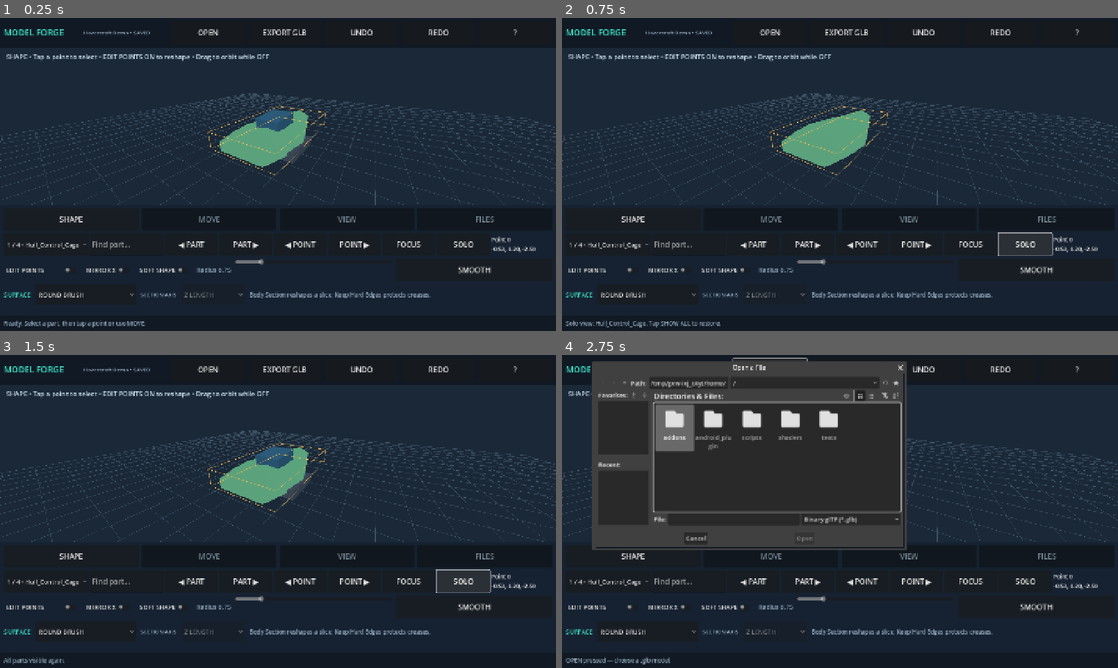
Above: before the commit, frames 1-4 (two rows, left to right).
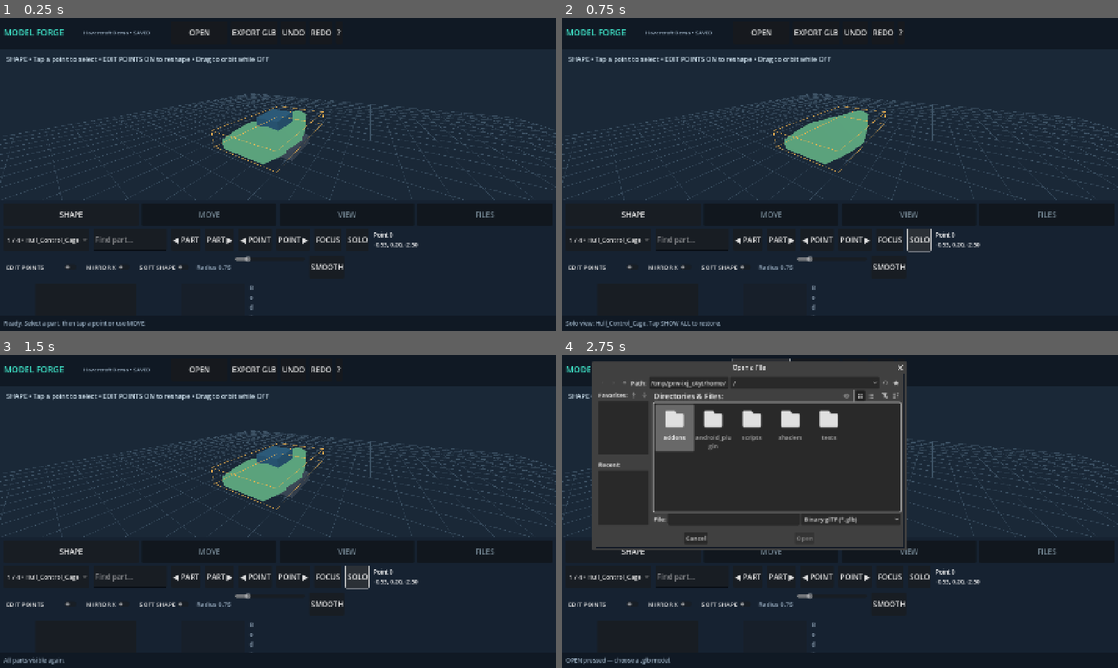
Above: after the commit, the same moments.

Repository: tpylman90-ctrl/Model-forge
Game: Godot game, scene res://main.tscn
The game is run twice, just before and just after one commit, with the same random seed, the same clock (stepped at 60 frames per second) and the same inputs.
Inputs:
- Up to frame 1 (0.25 s): no input
- Up to frame 2 (0.75 s): click "SOLO" at 0.5 s
- Up to frame 3 (1.5 s): click "SOLO" at 1.25 s
- Up to frame 4 (2.75 s): click "OPEN" at 2 s

The runs differ from the first frame. In frame 1, 7.6% of the frame differs, in the area x 0-100%, y 3-96%; in frame 2, 7.7%; in frame 3, 7.7%; in frame 4, 4.5%.

Commit message:
Make all editing tool strips independently swipe-scrollable for narrow Android displays

Diff:
--- a/scripts/main.gd
+++ b/scripts/main.gd
@@ -127,7 +127,13 @@
     whole.add_child(header)
     var toolbar := HBoxContainer.new()
     toolbar.add_theme_constant_override("separation", 8)
-    header.add_child(toolbar)
+    var toolbar_scroll := ScrollContainer.new()
+    toolbar_scroll.custom_minimum_size.y = 64
+    toolbar_scroll.size_flags_horizontal = Control.SIZE_EXPAND_FILL
+    toolbar_scroll.horizontal_scroll_mode = ScrollContainer.SCROLL_MODE_AUTO
+    toolbar_scroll.vertical_scroll_mode = ScrollContainer.SCROLL_MODE_DISABLED
+    header.add_child(toolbar_scroll)
+    toolbar_scroll.add_child(toolbar)
     var brand := _label(toolbar, "MODEL FORGE", 22, ACCENT)
     brand.custom_minimum_size.x = 198
     project_label = _label(toolbar, "Untitled • SAVED", 14, MUTED)
@@ -190,7 +196,7 @@
         var tab := _button(tabs, tab_name, func(): _show_tab(index))
         tab_buttons.append(tab)
     var pages := Control.new()
-    pages.custom_minimum_size.y = 204
+    pages.custom_minimum_size.y = 216
     stack.add_child(pages)
     for i in range(4):
         var page := VBoxContainer.new()
@@ -201,8 +207,7 @@
         tool_panels.append(page)
 
     # Shape: choose a part, select a point, optionally bend its neighbors.
-    var shape_row := HBoxContainer.new()
-    tool_panels[0].add_child(shape_row)
+    var shape_row := _mobile_row(tool_panels[0])
     mesh_picker = OptionButton.new()
     mesh_picker.custom_minimum_size = Vector2(205, 56)
     mesh_picker.size_flags_horizontal = Control.SIZE_EXPAND_FILL
@@ -222,9 +227,7 @@
     _button(shape_row, "SOLO", _toggle_isolate)
     vertex_label = _label(shape_row, "No point", 15, Color.WHITE)
     vertex_label.custom_minimum_size.x = 158
-    var shape_options := HBoxContainer.new()
-    shape_options.add_theme_constant_override("separation", 12)
-    tool_panels[0].add_child(shape_options)
+    var shape_options := _mobile_row(tool_panels[0])
     edit_toggle = CheckButton.new()
     edit_toggle.text = "EDIT POINTS"
     edit_toggle.button_pressed = false
@@ -251,9 +254,7 @@
     soft_radius_slider.value_changed.connect(_radius_changed)
     shape_options.add_child(soft_radius_slider)
     _button(shape_options, "SMOOTH", _smooth_selection)
-    var surface_row := HBoxContainer.new()
-    surface_row.add_theme_constant_override("separation", 12)
-    tool_panels[0].add_child(surface_row)
+    var surface_row := _mobile_row(tool_panels[0])
     _label(surface_row, "SURFACE", 16, ACCENT)
     surface_profile_picker = OptionButton.new()
     surface_profile_picker.custom_minimum_size = Vector2(260, 54)
@@ -276,8 +277,7 @@
     profile_hint.size_flags_horizontal = Control.SIZE_EXPAND_FILL
 
     # Move: explicitly choose whole-part placement or point adjustments.
-    var target_row := HBoxContainer.new()
-    tool_panels[1].add_child(target_row)
+    var target_row := _mobile_row(tool_panels[1])
     _label(target_row, "EDIT", 17, ACCENT)
     move_target_picker = OptionButton.new()
     move_target_picker.custom_minimum_size = Vector2(275, 52)
@@ -293,8 +293,7 @@
     _button(target_row, "ROTATE +5°", func(): _rotate_part(5.0))
     _button(target_row, "SMALLER", func(): _scale_part(0.95))
     _button(target_row, "BIGGER", func(): _scale_part(1.05))
-    var move_row := HBoxContainer.new()
-    tool_panels[1].add_child(move_row)
+    var move_row := _mobile_row(tool_panels[1])
     for item in [
         ["X −", Vector3.LEFT], ["X +", Vector3.RIGHT],
         ["Y −", Vector3.DOWN], ["Y +", Vector3.UP],
@@ -302,8 +301,7 @@
     ]:
         var direction: Vector3 = item[1]
         _button(move_row, item[0], func(): _nudge(direction))
-    var move_settings := HBoxContainer.new()
-    tool_panels[1].add_child(move_settings)
+    var move_settings := _mobile_row(tool_panels[1])
     _label(move_settings, "STEP SIZE", 17, MUTED)
     step_box = SpinBox.new()
     step_box.custom_minimum_size = Vector2(180, 56)
@@ -322,16 +320,14 @@
     _label(move_settings, "RED X • GREEN Y • BLUE Z: drag to move. WHOLE MODEL moves every part.", 15, ACCENT)
 
     # View: preset cameras, wireframe inspection and orbit-only mode.
-    var views := HBoxContainer.new()
-    tool_panels[2].add_child(views)
+    var views := _mobile_row(tool_panels[2])
     _button(views, "FIT ALL", _frame_model)
     _button(views, "FOCUS PART", _focus_part)
     _button(views, "FRONT", func(): _preset_view(0))
     _button(views, "SIDE", func(): _preset_view(1))
     _button(views, "TOP", func(): _preset_view(2))
     _button(views, "3/4", func(): _preset_view(3))
-    var view_row := HBoxContainer.new()
-    tool_panels[2].add_child(view_row)
+    var view_row := _mobile_row(tool_panels[2])
     wire_toggle = CheckButton.new()
     wire_toggle.text = "WIREFRAME"
     wire_toggle.toggled.connect(_wire_changed)
@@ -365,14 +361,12 @@
     _label(view_row, "Drag = rotate • pinch = zoom • two-finger drag = pan", 15, MUTED)
 
     # Files: clear separation between a private working draft and exported GLB.
-    var file_row := HBoxContainer.new()
-    tool_panels[3].add_child(file_row)
+    var file_row := _mobile_row(tool_panels[3])
     _button(file_row, "OPEN GLB", _request_open_glb)
     _button(file_row, "EXPORT GLB", _request_save_glb)
     _button(file_row, "SAVE DRAFT", _save_draft)
     _button(file_row, "RESTORE DRAFT", _restore_draft)
-    var more_buttons := HBoxContainer.new()
-    tool_panels[3].add_child(more_buttons)
+    var more_buttons := _mobile_row(tool_panels[3])
     _button(more_buttons, "LOAD PHOTO", _request_reference)
     _button(more_buttons, "SHOW PHOTO", _toggle_reference)
     _button(more_buttons, "DEMO MODEL", _create_demo)
@@ -622,6 +616,21 @@
     style.content_margin_top = 9
     style.content_margin_bottom = 9
     panel.add_theme_stylebox_override("panel", style)
+
+func _mobile_row(parent: Node) -> HBoxContainer:
+    # Dense editing strips must scroll horizontally on an Android phone.
+    # Never shrink or clip the action buttons off the display.
+    var strip := ScrollContainer.new()
+    strip.horizontal_scroll_mode = ScrollContainer.SCROLL_MODE_AUTO
+    strip.vertical_scroll_mode = ScrollContainer.SCROLL_MODE_DISABLED
+    strip.custom_minimum_size.y = 63
+    strip.size_flags_horizontal = Control.SIZE_EXPAND_FILL
+    parent.add_child(strip)
+    var content := HBoxContainer.new()
+    content.size_flags_horizontal = Control.SIZE_SHRINK_BEGIN
+    content.add_theme_constant_override("separation", 12)
+    strip.add_child(content)
+    return content
 
 func _button(parent: Node, caption: String, action: Callable) -> Button:
     var button := Button.new()
